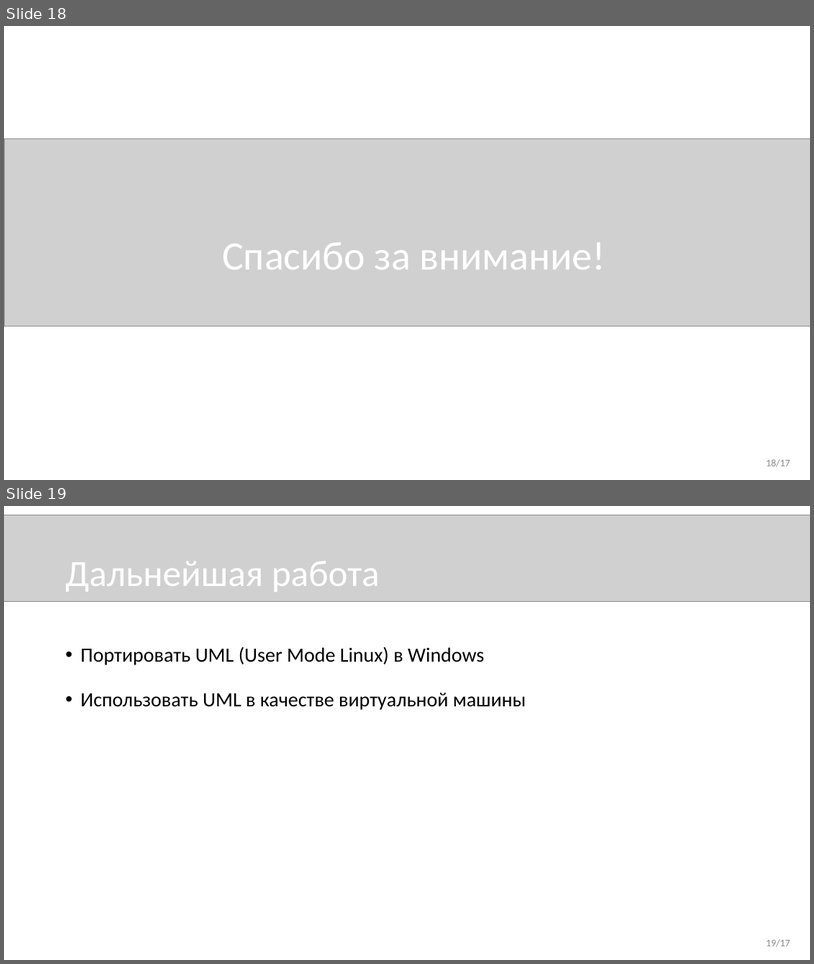
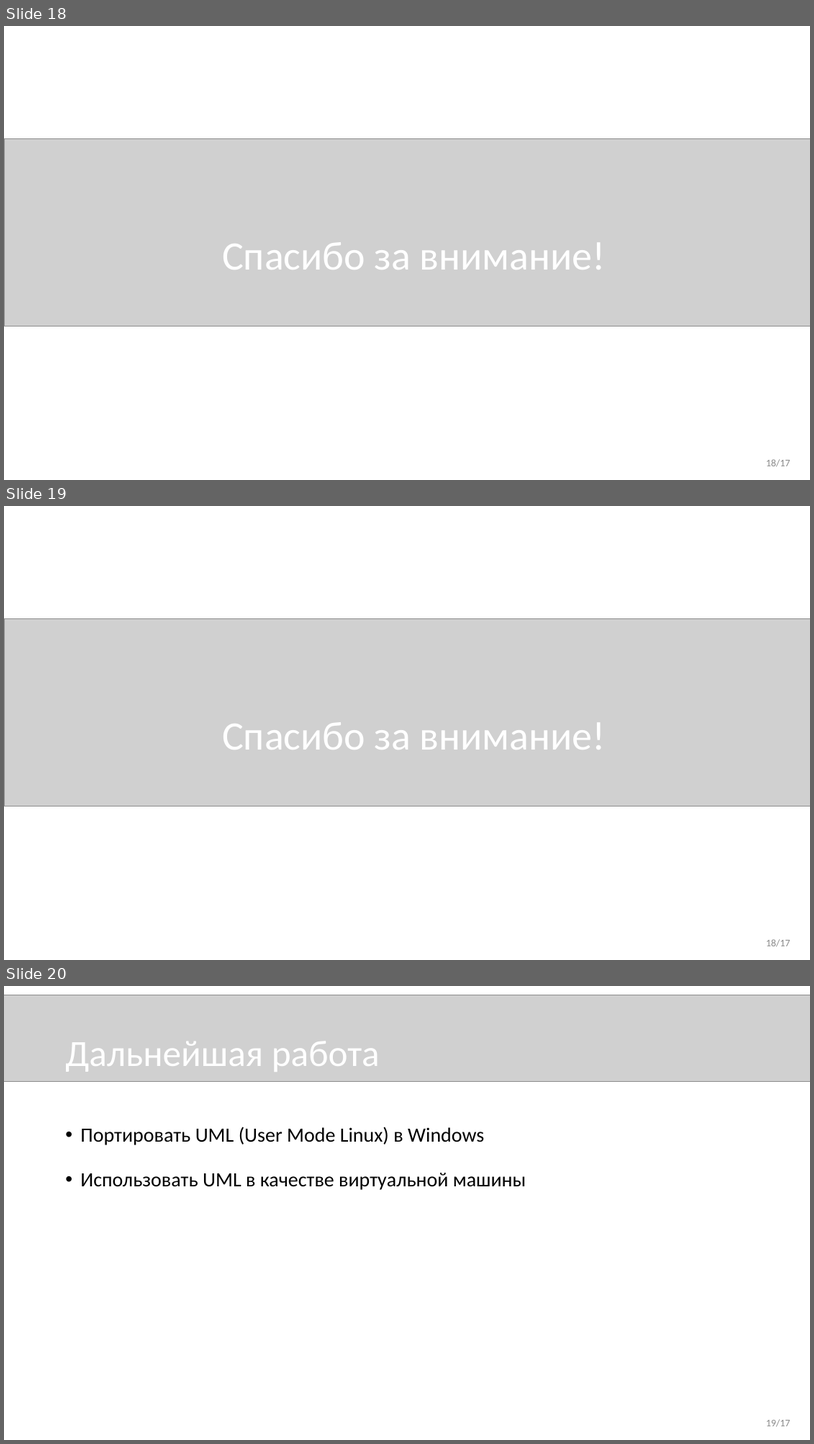
Before and after one commit to novokrest/master-thesis, a slide deck: presentation.pptx. Shown one above the other, each under a label of ours: slides 18 and 19 before the commit, slides 18, 19 and 20 after it. The pictures are 814x964 and 814x1444 pixels, drawn with LibreOffice and Linux fonts; fonts in the diff are those of the drawing; grey boxes stand for pictures. Boxes give left, top, right and bottom in pixels: in the first picture for what was removed or moved away, otherwise in the second. Text is boxed around its words. In the diff, an @@ line names an element or a change of style, - is before the commit and + after.

```diff
--- a/presentation.pptx
+++ b/presentation.pptx
@@ slide 19 added at <box>4,506,810,960</box>, background #FFFFFF @@
@@ picture added at <box>4,619,810,806</box> @@
@@ subtitle added at <box>222,722,606,749</box>, 48 pt, text #FFFFFF @@
+Спасибо за внимание!
@@ text added at <box>766,939,791,947</box>, 12 pt, text #8C8C8C @@
+18/17
@@ what was slide 19 is now slide 20 @@
```
Also in this commit, not shown: 1 slide changed, 5 other files.
